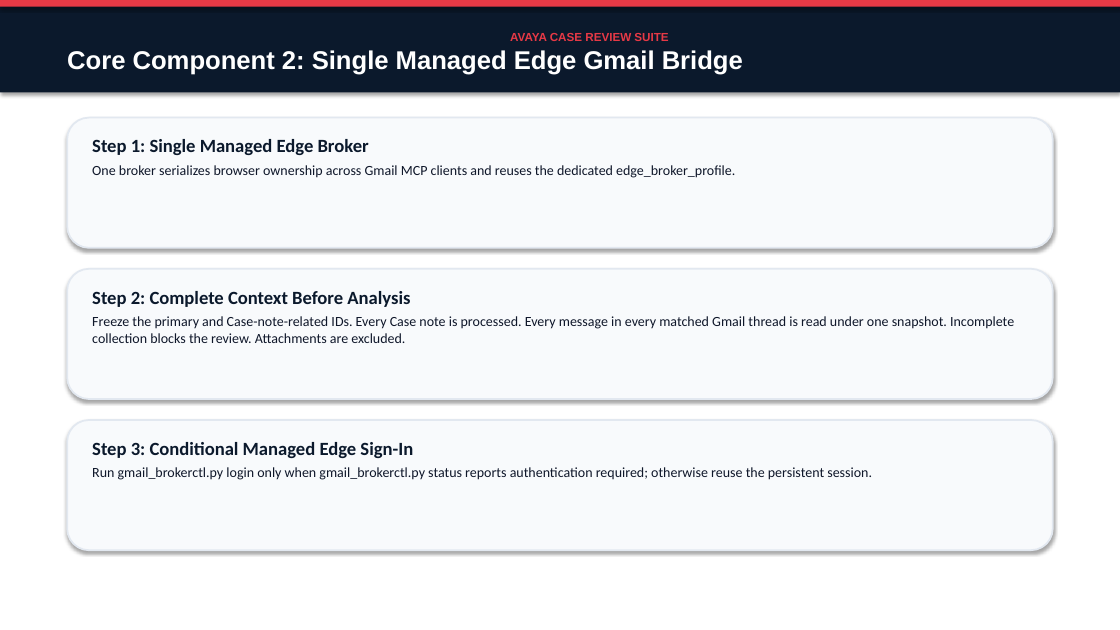
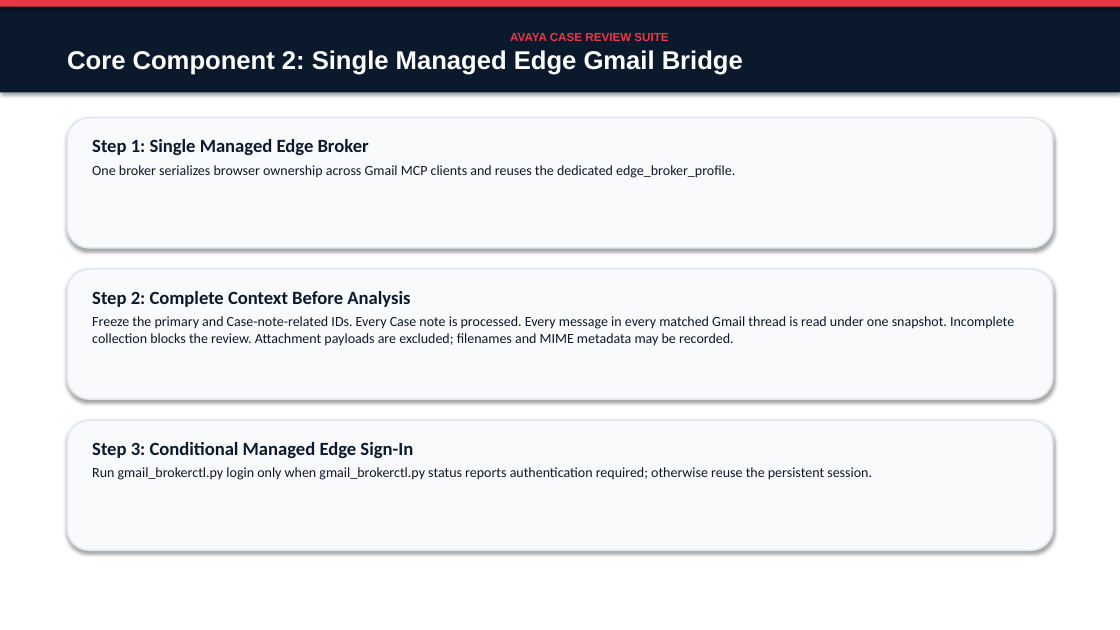
Before and after one commit to avayahmao/avaya-case-review-pack, a slide deck: slide 6 of docs/Avaya_Case_Review_Suite_Presentation.pptx. Drawn at 1120x630 pixels with LibreOffice and Linux fonts; fonts in the diff are those of the drawing. Boxes give left, top, right and bottom in pixels: in the first picture for what was removed or moved away, otherwise in the second. Text is boxed around its words. In the diff, an @@ line names an element or a change of style, - is before the commit and + after.

Commit message:
fix(presentation): clarify attachment payload scope

```diff
--- a/docs/Avaya_Case_Review_Suite_Presentation.pptx
+++ b/docs/Avaya_Case_Review_Suite_Presentation.pptx
@@ text at [92, 316, 1014, 346]: text changed @@
-Freeze the primary and Case-note-related IDs. Every Case note is processed. Every message in every matched Gmail thread is read under one snapshot. Incomplete collection blocks the review. Attachments are excluded.
+Freeze the primary and Case-note-related IDs. Every Case note is processed. Every message in every matched Gmail thread is read under one snapshot. Incomplete collection blocks the review. Attachment payloads are excluded; filenames and MIME metadata may be recorded.
```
Also in this commit, not shown: 3 other files.
